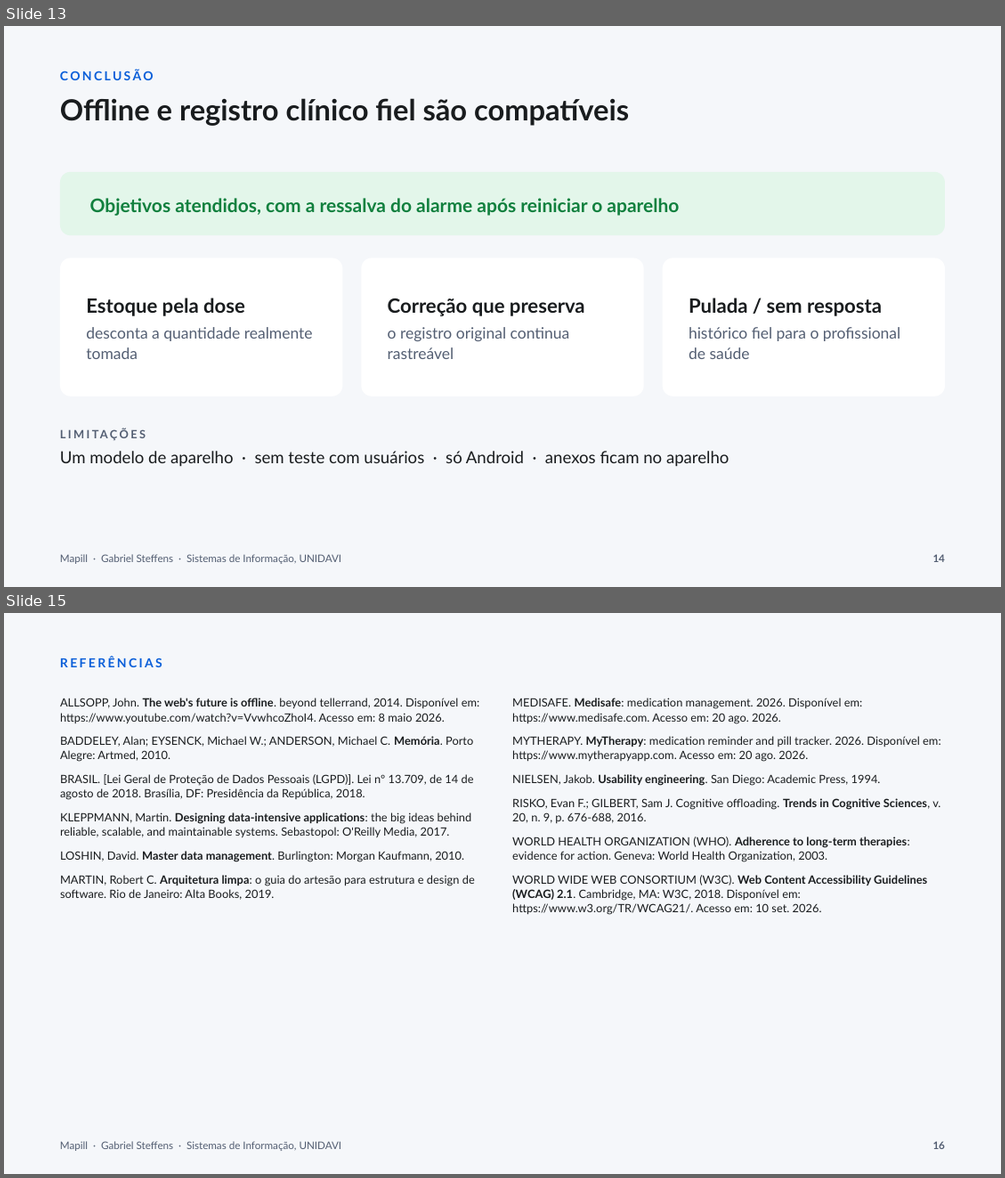
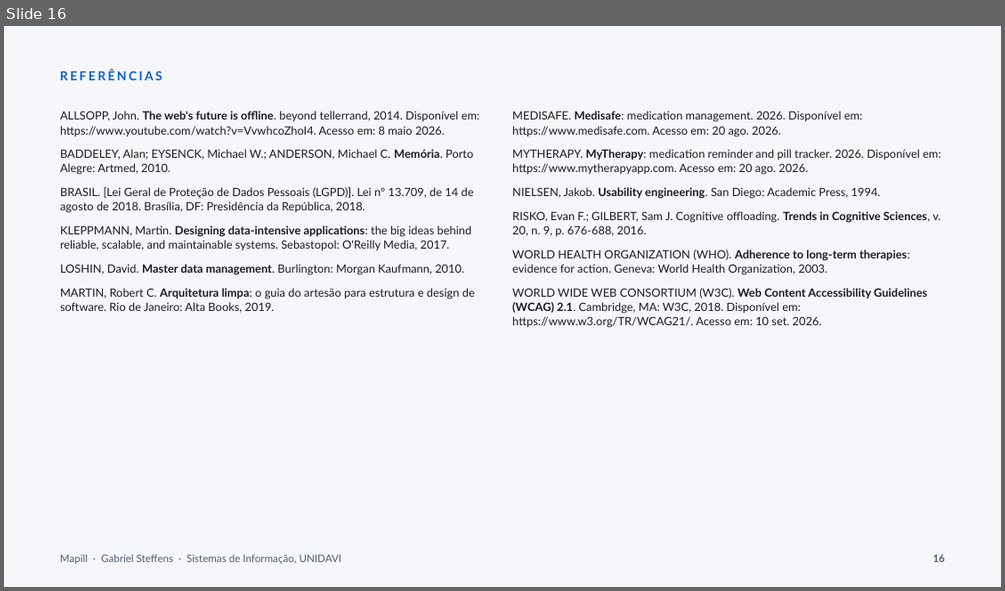
Before and after one commit to gabste8831/Mapill-Health-App, a slide deck: docs/tcc/apresentacao-mapill.pptx. Shown one above the other, each under a label of ours: slides 13 and 15 before the commit, slide 16 after it; the slides between them are not shown. The pictures are 1005x1178 and 1005x591 pixels, drawn with LibreOffice and Linux fonts; fonts in the diff are those of the drawing. Boxes give left, top, right and bottom in pixels: in the first picture for what was removed or moved away, otherwise in the second. Text is boxed around its words. In the diff, an @@ line names an element or a change of style, - is before the commit and + after.

```diff
--- a/docs/tcc/apresentacao-mapill.pptx
+++ b/docs/tcc/apresentacao-mapill.pptx
@@ slide 13 removed at (x1=4, y1=26, x2=1001, y2=587), background #F5F7FA @@
@@ text removed at (x1=60, y1=70, x2=154, y2=80) @@
-CONCLUSÃO
@@ text removed at (x1=60, y1=98, x2=629, y2=126) @@
-Offline e registro clínico fiel são compatíveis
@@ rounded rectangle removed at (x1=60, y1=172, x2=945, y2=235) @@
@@ text removed at (x1=90, y1=198, x2=679, y2=216) @@
-Objetivos atendidos, com a ressalva do alarme após reiniciar o aparelho
@@ rounded rectangle removed at (x1=60, y1=257, x2=343, y2=396) @@
@@ rounded rectangle removed at (x1=362, y1=257, x2=644, y2=396) @@
@@ rounded rectangle removed at (x1=663, y1=257, x2=946, y2=396) @@
@@ text removed at (x1=86, y1=297, x2=313, y2=359) @@
-Estoque pela dose
-desconta a quantidade realmente tomada
@@ text removed at (x1=388, y1=298, x2=585, y2=359) @@
-Correção que preserva
-o registro original continua rastreável
@@ text removed at (x1=688, y1=297, x2=900, y2=359) @@
-Pulada / sem resposta
-histórico fiel para o profissional de saúde
@@ text removed at (x1=60, y1=451, x2=728, y2=467) @@
-LIMITAÇÕES
-Um modelo de aparelho · sem teste com usuários · só Android · anexos ficam no aparelho
@@ text removed at (x1=60, y1=554, x2=342, y2=564) @@
-Mapill · Gabriel Steffens · Sistemas de Informação, UNIDAVI
@@ text removed at (x1=933, y1=554, x2=945, y2=562) @@
-14
@@ what was slide 15 is now slide 16 @@
```
Also in this commit, not shown: 6 slides changed, 2 slides added.
